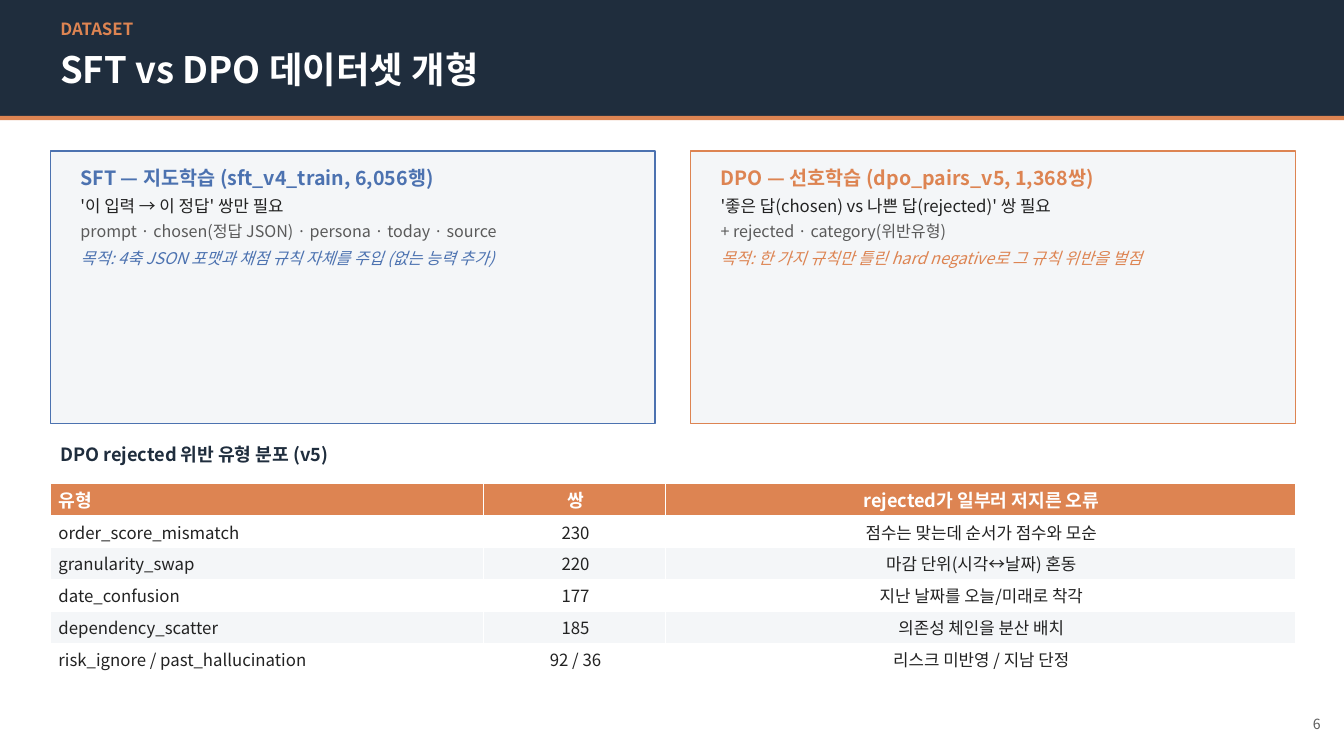
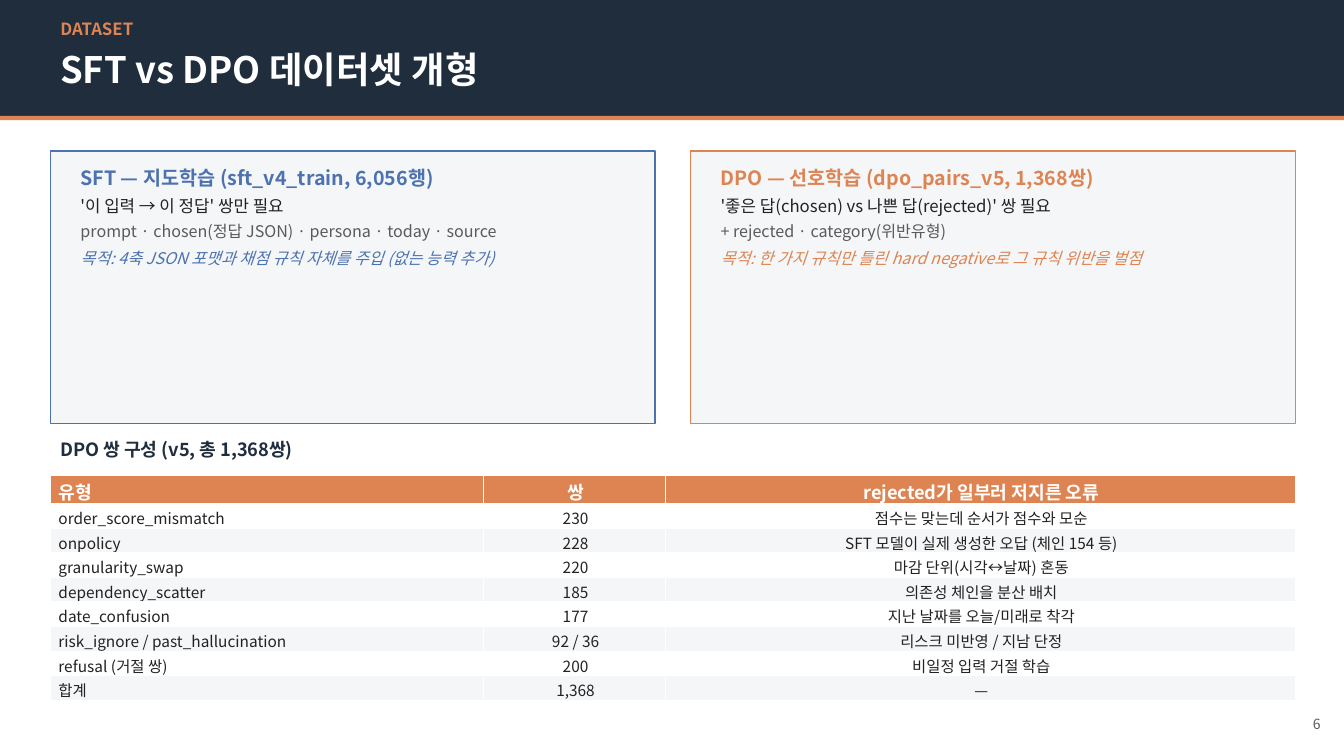
Before and after one commit to jung-geun/TimeSorter, a slide deck: slide 6 of presentation/TimeSorter_발표자료.pptx. Drawn at 1344x756 pixels with LibreOffice and Linux fonts; fonts in the diff are those of the drawing. Boxes give left, top, right and bottom in pixels: in the first picture for what was removed or moved away, otherwise in the second. Text is boxed around its words. In the diff, an @@ line names an element or a change of style, - is before the commit and + after.

```diff
--- a/presentation/TimeSorter_발표자료.pptx
+++ b/presentation/TimeSorter_발표자료.pptx
@@ text at box(60, 440, 293, 460): text changed @@
-DPO rejected 위반 유형 분포 (v5)
+DPO 쌍 구성 (v5, 총 1,368쌍)
@@ table at box(50, 476, 1296, 703) @@
+row 3: onpolicy | 228 | SFT 모델이 실제 생성한 오답 (체인 154 등)
+row 5: dependency_scatter | 185 | 의존성 체인을 분산 배치
-row 5: dependency_scatter | 185 | 의존성 체인을 분산 배치
+row 8: refusal (거절 쌍) | 200 | 비일정 입력 거절 학습
+row 9: 합계 | 1,368 | —
@@ table: place and size @@
-table at box(50, 484, 1296, 676)
+table at box(50, 476, 1296, 703)
```
Also in this commit, not shown: 2 other files.
